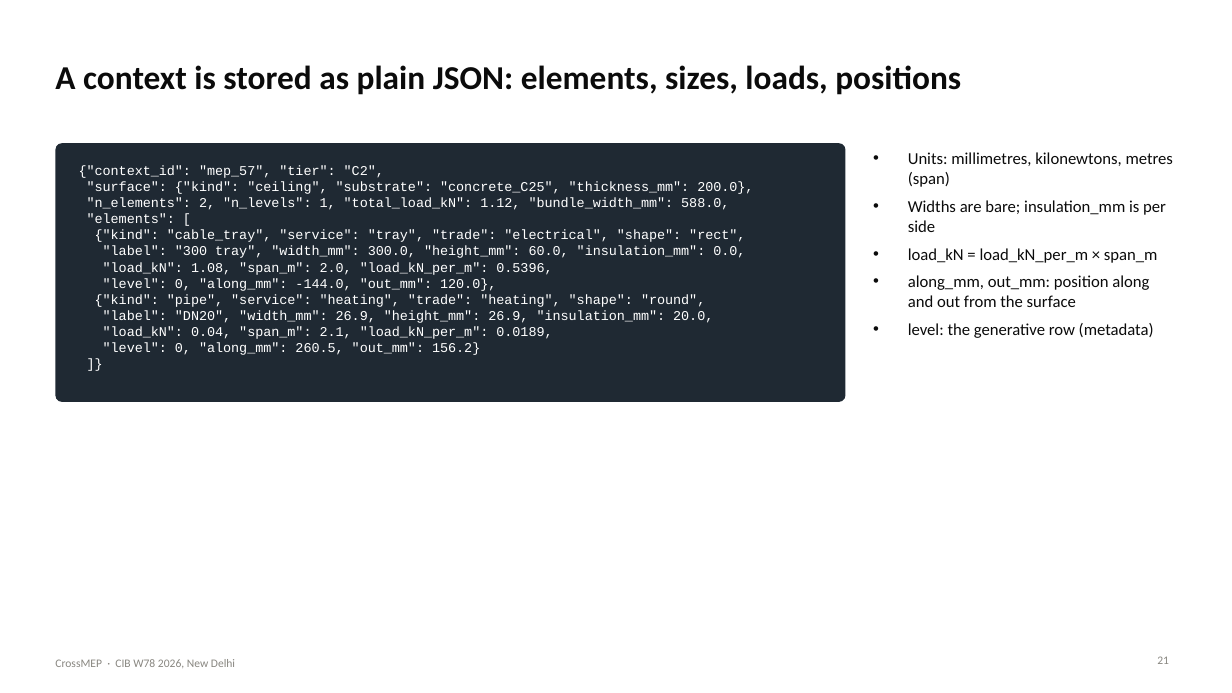
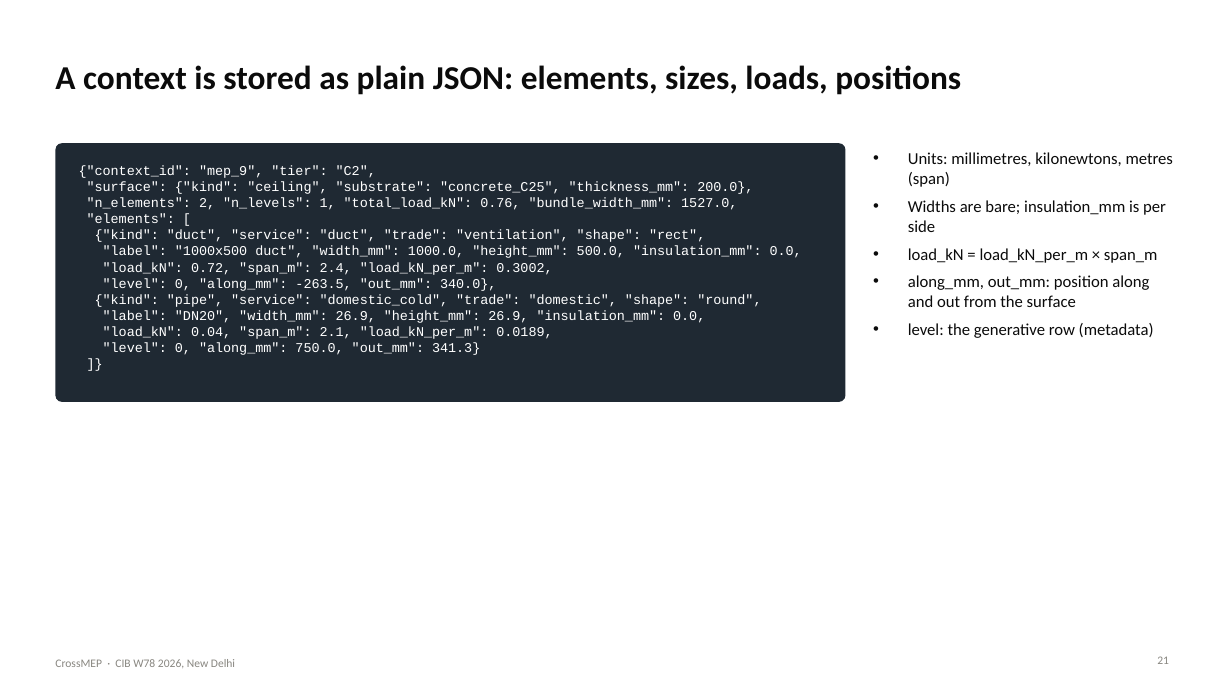
Before and after one commit to lavinia-ped/CrossMEP_Dataset, a slide deck: slide 21 of docs/CrossMEP_CIBW78_talk.pptx. Drawn at 1232x693 pixels with LibreOffice and Linux fonts; fonts in the diff are those of the drawing. Boxes give left, top, right and bottom in pixels: in the first picture for what was removed or moved away, otherwise in the second. Text is boxed around its words. In the diff, an @@ line names an element or a change of style, - is before the commit and + after.

Commit message:
Data revision 4.1: composition adjusted after the open-building comparison; DN125 and DN150
Revision.composition selects the parameter set, so 3.0 and 4.0 regenerate
byte-for-byte as before. 4.1 draws the number of rows by element count,
repeats the previous kind with probability 0.5, offers duct pairs and widens
the DN bands (DN125/150 added to the library: EN 10255 medium 5.0 mm wall,
ASME NPS 6 span). On the clinic the composition is now within TV 0.13 by
count with mixing and stacking close (in sample, reported as a design check);
spacing stays held out (clinic 32 mm, 4.0: 28). Benchmark: 2,488 pipes, 485
ducts, 19 % stacked, catalog coverage 14.5 %.

Files under data/v4.1, checksums, croissant, galleries; scripts/make_results.py
assembles RESULTS.md; figures, studio, deck, talk and read-aloud script rebuilt
on 4.1; README, DATASHEET, VERIFICATION_LOG, CHANGELOG, CITATION, version
4.1.0. Tests: paper-era pins kept on the 4.0 files (benchmark_v40), 4.1 pins
added; 227 pass.

```diff
--- a/docs/CrossMEP_CIBW78_talk.pptx
+++ b/docs/CrossMEP_CIBW78_talk.pptx
@@ text at (x1=79, y1=165, x2=376, y2=178): text changed @@
-{"context_id": "mep_57", "tier": "C2",
+{"context_id": "mep_9", "tier": "C2",
@@ text at (x1=87, y1=197, x2=737, y2=210): text changed @@
-"n_elements": 2, "n_levels": 1, "total_load_kN": 1.12, "bundle_width_mm": 588.0,
+"n_elements": 2, "n_levels": 1, "total_load_kN": 0.76, "bundle_width_mm": 1527.0,
@@ text at (x1=95, y1=230, x2=802, y2=323): text changed @@
-{"kind": "cable_tray", "service": "tray", "trade": "electrical", "shape": "rect",
-"label": "300 tray", "width_mm": 300.0, "height_mm": 60.0, "insulation_mm": 0.0,
-"load_kN": 1.08, "span_m": 2.0, "load_kN_per_m": 0.5396,
-"level": 0, "along_mm": -144.0, "out_mm": 120.0},
-{"kind": "pipe", "service": "heating", "trade": "heating", "shape": "round",
-"label": "DN20", "width_mm": 26.9, "height_mm": 26.9, "insulation_mm": 20.0,
+{"kind": "duct", "service": "duct", "trade": "ventilation", "shape": "rect",
+"label": "1000x500 duct", "width_mm": 1000.0, "height_mm": 500.0, "insulation_mm": 0.0,
+"load_kN": 0.72, "span_m": 2.4, "load_kN_per_m": 0.3002,
+"level": 0, "along_mm": -263.5, "out_mm": 340.0},
+{"kind": "pipe", "service": "domestic_cold", "trade": "domestic", "shape": "round",
+"label": "DN20", "width_mm": 26.9, "height_mm": 26.9, "insulation_mm": 0.0,
@@ text at (x1=103, y1=343, x2=480, y2=355): text changed @@
-"level": 0, "along_mm": 260.5, "out_mm": 156.2}
+"level": 0, "along_mm": 750.0, "out_mm": 341.3}
```
Also in this commit, not shown: 8 other slides changed, 55 other files.
